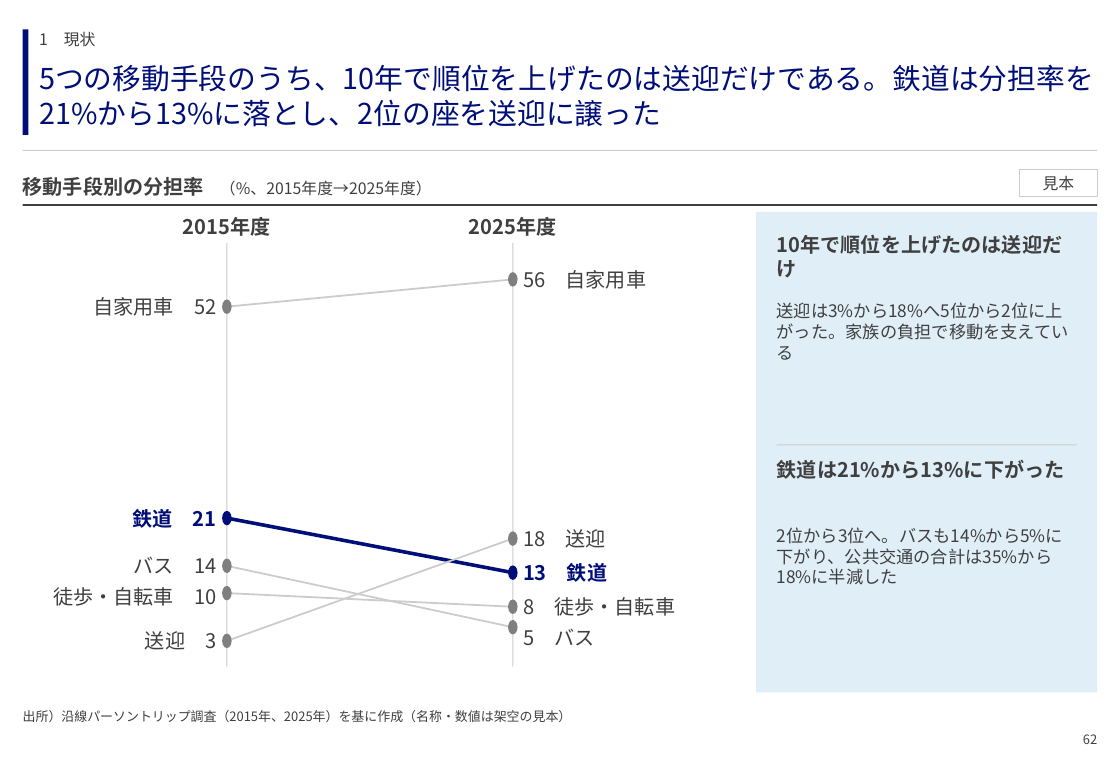
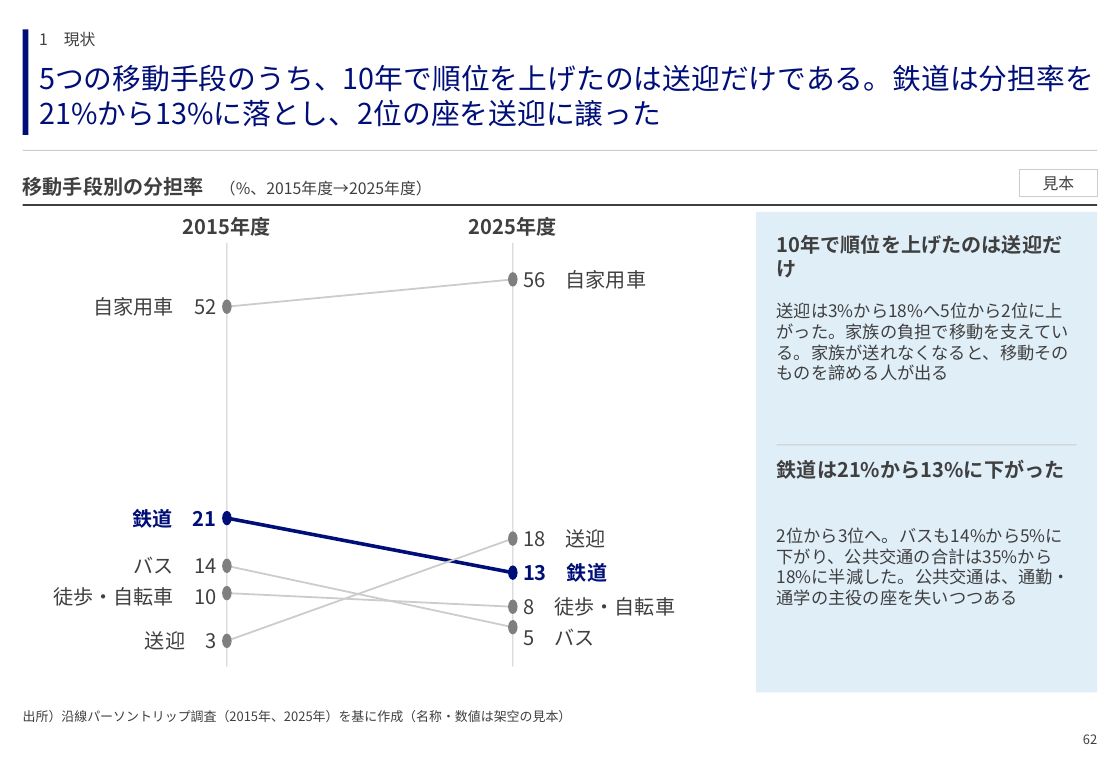
Before and after one commit to GontaHH/slide_builder, a slide deck: slide 62 of patterns/pattern-deck.pptx. Drawn at 1120x775 pixels with LibreOffice and Linux fonts; fonts in the diff are those of the drawing. Boxes give left, top, right and bottom in pixels: in the first picture for what was removed or moved away, otherwise in the second. Text is boxed around its words. In the diff, an @@ line names an element or a change of style, - is before the commit and + after.

```diff
--- a/patterns/pattern-deck.pptx
+++ b/patterns/pattern-deck.pptx
@@ text at <box>777,302,1069,381</box>: text changed @@
-送迎は3%から18%へ5位から2位に上がった。家族の負担で移動を支えている
+送迎は3%から18%へ5位から2位に上がった。家族の負担で移動を支えている。家族が送れなくなると、移動そのものを諦める人が出る
@@ text at <box>777,527,1070,606</box>: text changed @@
-2位から3位へ。バスも14%から5%に下がり、公共交通の合計は35%から18%に半減した
+2位から3位へ。バスも14%から5%に下がり、公共交通の合計は35%から18%に半減した。公共交通は、通勤・通学の主役の座を失いつつある
```
Also in this commit, not shown: 123 other slides changed, 3 other files.
